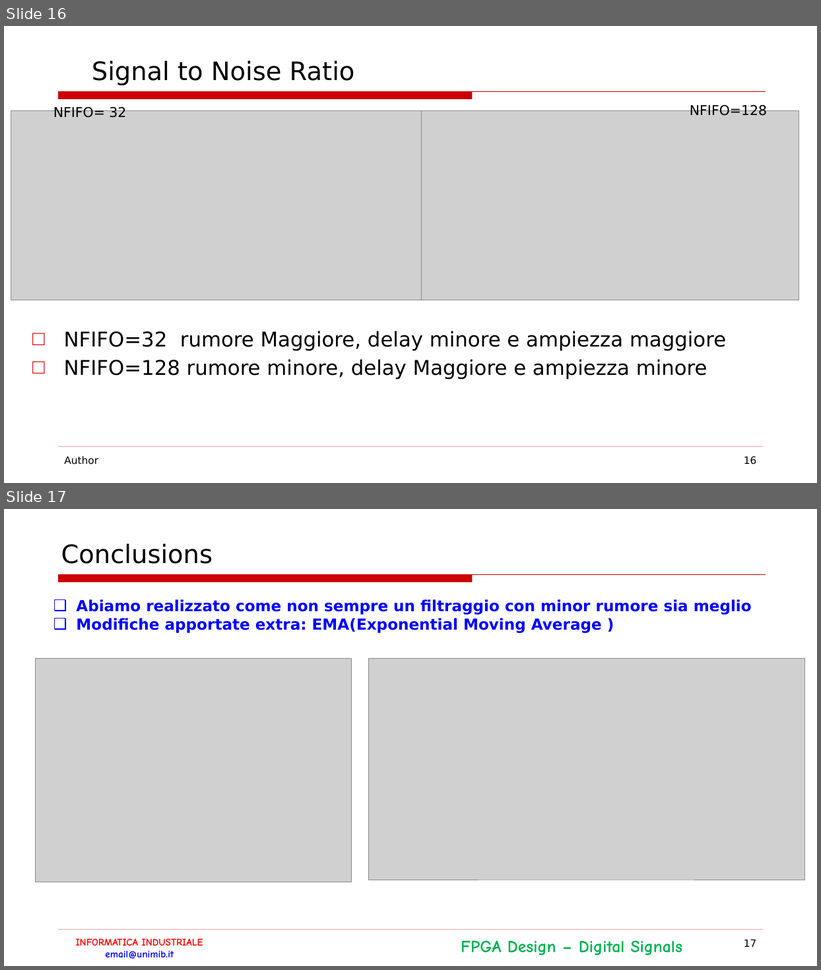
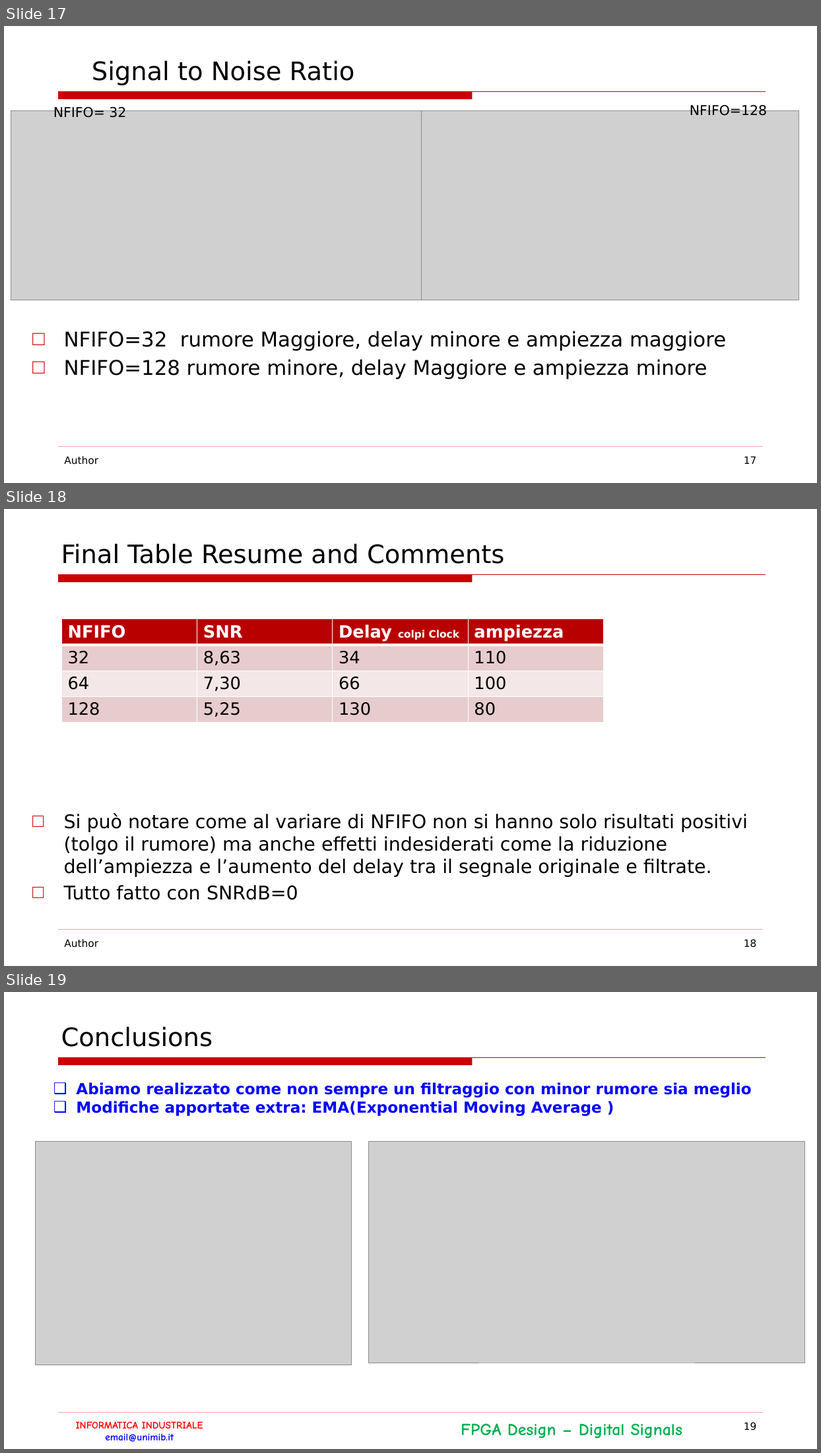
Before and after one commit to LorenzoPinaUnimib/InformaticaIndustriale, a slide deck: Documentazione.pptx. Shown one above the other, each under a label of ours: slides 16 and 17 before the commit, slides 17, 18 and 19 after it. The pictures are 821x970 and 821x1453 pixels, drawn with LibreOffice and Linux fonts; fonts in the diff are those of the drawing; grey boxes stand for pictures; background and template pictures are left out. Boxes give left, top, right and bottom in pixels: in the first picture for what was removed or moved away, otherwise in the second. Text is boxed around its words. In the diff, an @@ line names an element or a change of style, - is before the commit and + after.

```diff
--- a/Documentazione.pptx
+++ b/Documentazione.pptx
@@ slide 18 added at (4,509,817,966), background #FFFFFF; not listed: 2 template elements that a slide beside it also shows @@
@@ title added at (61,543,504,564), 30 pt, text #000000 @@
+Final Table Resume and Comments
@@ table added at (61,619,603,720), 4 rows, 4 columns @@
+NFIFO | SNR | Delay colpi Clock | ampiezza
+32 | 8,63 | 34 | 110
+64 | 7,30 | 66 | 100
+128 | 5,25 | 130 | 80
@@ text added at (64,813,748,900), 22.2 pt, text #000000 @@
+□ Si può notare come al variare di NFIFO non si hanno solo risultati positivi (tolgo il rumore) ma anche effetti indesiderati come la riduzione dell’ampiezza e l’aumento del delay tra il segnale originale e filtrate.
+□ Tutto fatto con SNRdB=0
@@ text added at (64,939,98,948), 12 pt, text #000000 @@
+Author
@@ page number added at (744,939,757,948), 12 pt, text #000000 @@
+18
@@ what was slide 16 is now slide 17 @@
@@ page number at (744,456,757,464): text changed @@
-16
+17
@@ what was slide 17 is now slide 19 @@
@@ page number at (744,1422,757,1431): text changed @@
-17
+19
```
Also in this commit, not shown: 1 other slide added, 2 slides removed.
